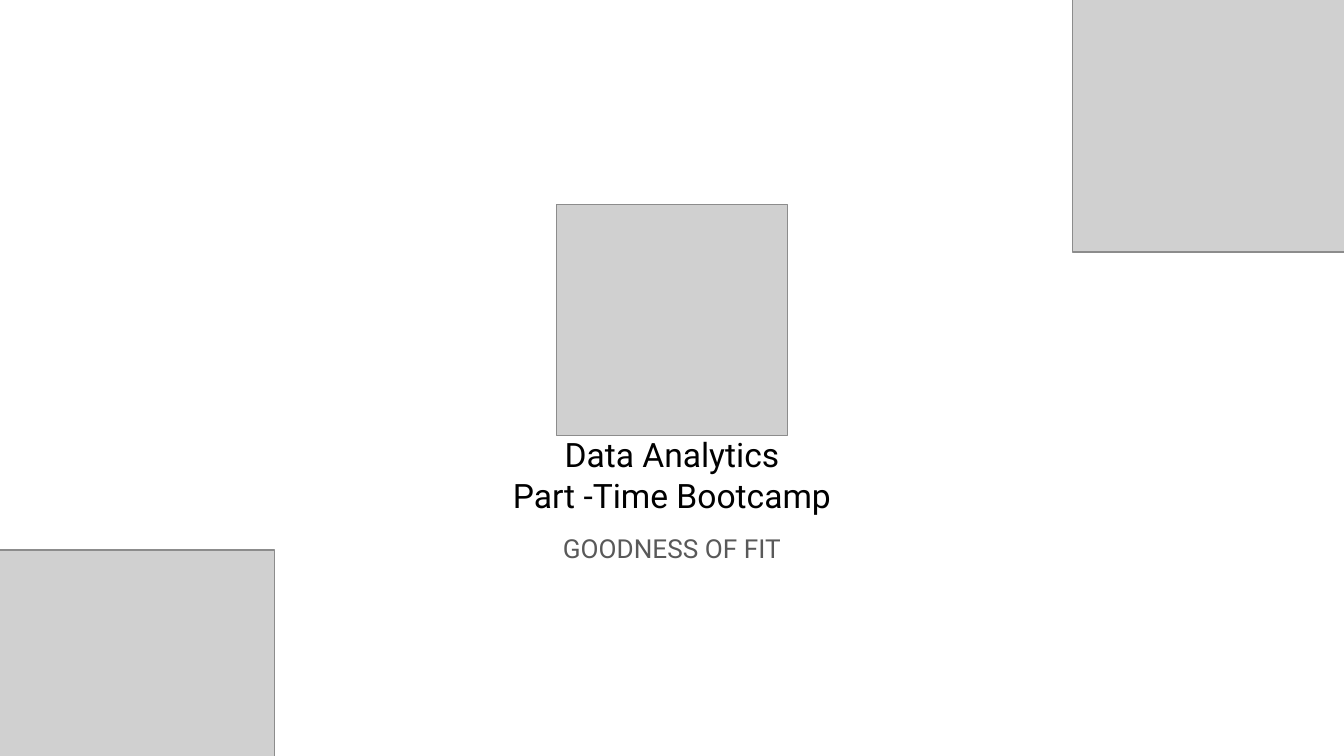
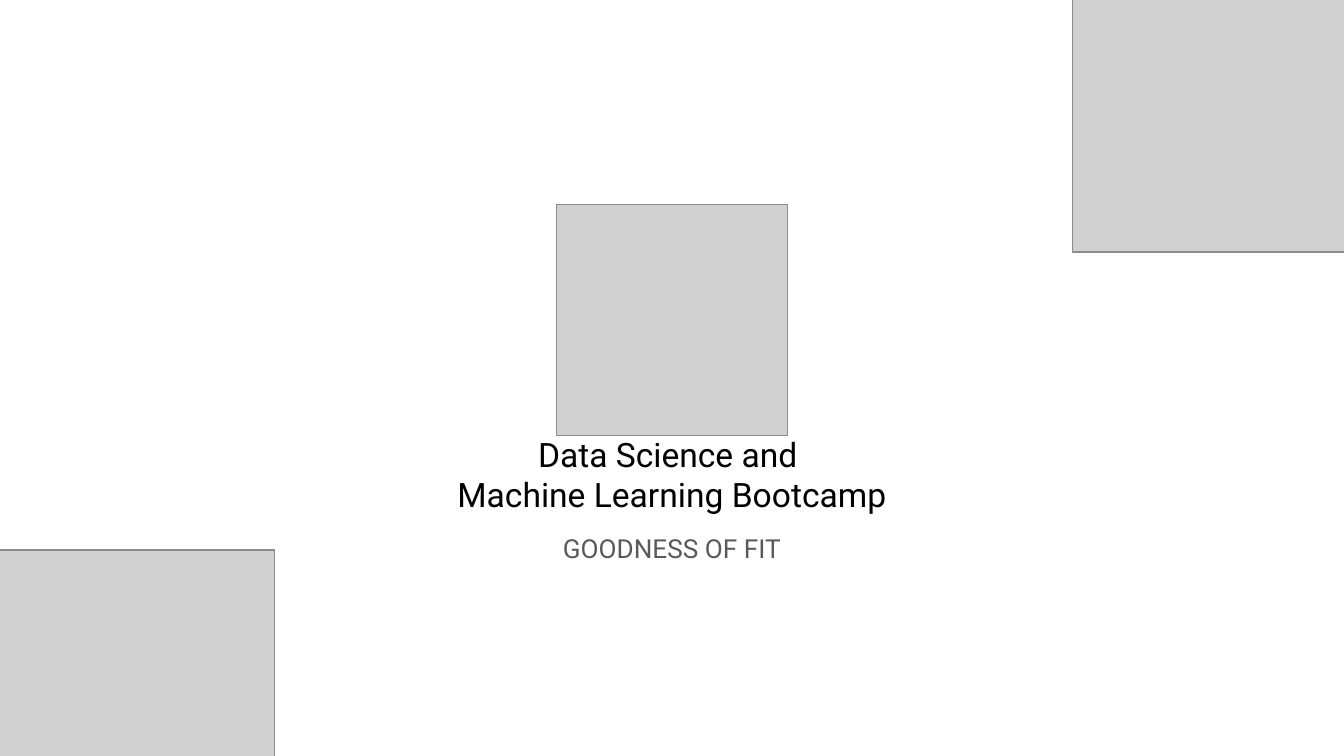
Before and after one commit to DSML-bootcamp/w4-nbs, a slide deck: slide 1 of D3/3. Goodness of Fit.pptx. Drawn at 1344x756 pixels with LibreOffice and Linux fonts; fonts in the diff are those of the drawing; grey boxes stand for pictures; background and template pictures are left out. Boxes give left, top, right and bottom in pixels: in the first picture for what was removed or moved away, otherwise in the second. Text is boxed around its words. In the diff, an @@ line names an element or a change of style, - is before the commit and + after.

```diff
--- a/D3/3. Goodness of Fit.pptx
+++ b/D3/3. Goodness of Fit.pptx
@@ text at [457, 441, 886, 514]: text changed @@
-Data Analytics
-Part -Time Bootcamp
+Data Science and
+Machine Learning Bootcamp
```
Also in this commit, not shown: 10 other slides changed, 1 slide removed, 2 other files.
